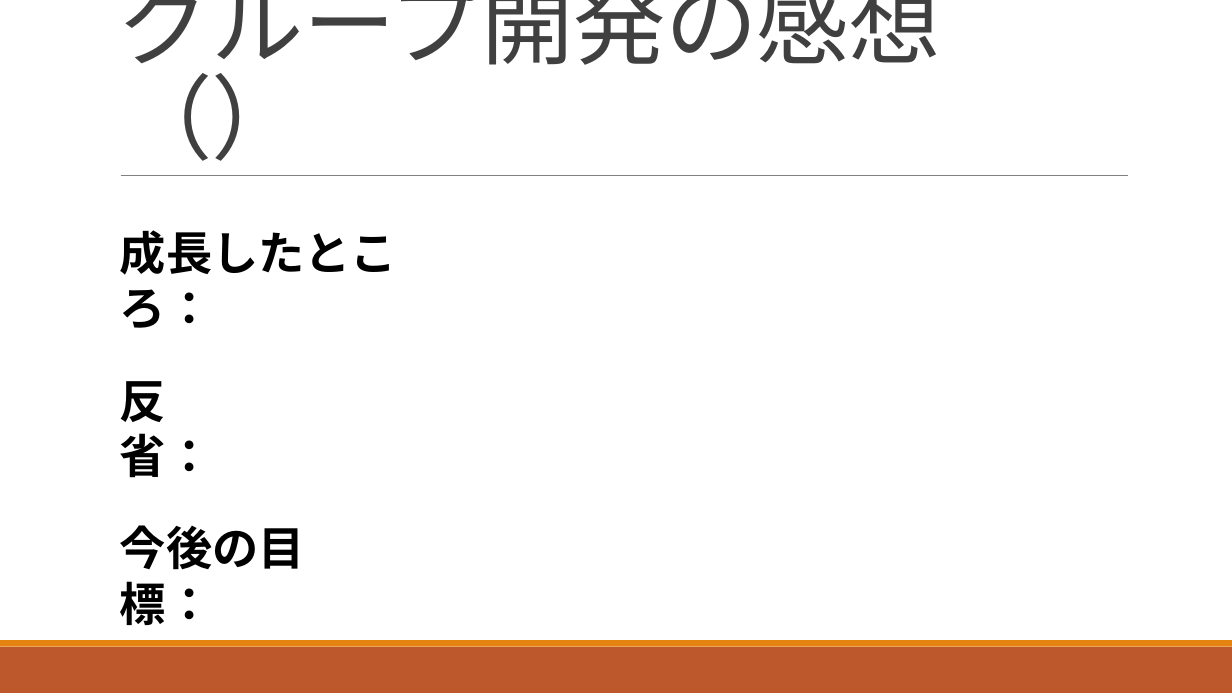
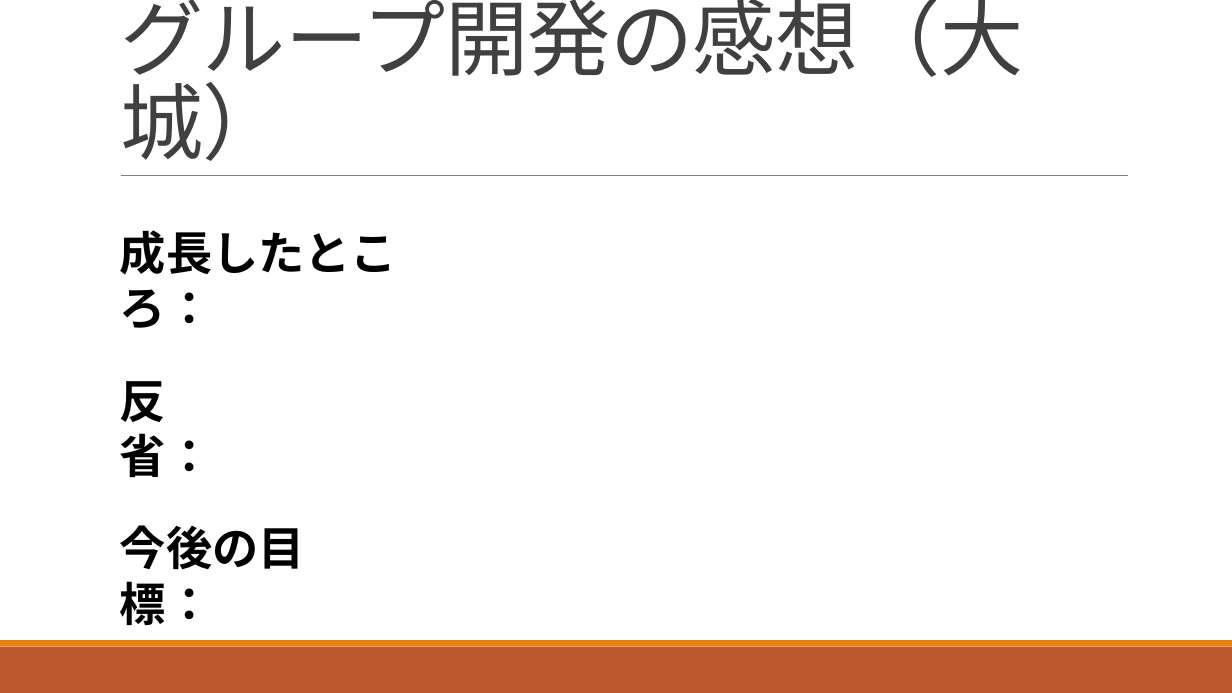
Before and after one commit to ShunjiYamamoto/groupA, a slide deck: slide 15 of 9.発表資料/グループ開発_Aグループ発表資料.pptx (slide 14 before the commit). Drawn at 1232x693 pixels with LibreOffice and Linux fonts; fonts in the diff are those of the drawing. Boxes give left, top, right and bottom in pixels: in the first picture for what was removed or moved away, otherwise in the second. Text is boxed around its words. In the diff, an @@ line names an element or a change of style, - is before the commit and + after.

```diff
--- a/9.発表資料/グループ開発_Aグループ発表資料.pptx
+++ b/9.発表資料/グループ開発_Aグループ発表資料.pptx
@@ title at bbox=[120, 0, 1023, 161]: text changed; size 72 to 64.8 pt @@
-グループ開発の感想（）
+グループ開発の感想（大城）
```
Also in this commit, not shown: 1 other slide changed, 1 slide added.
